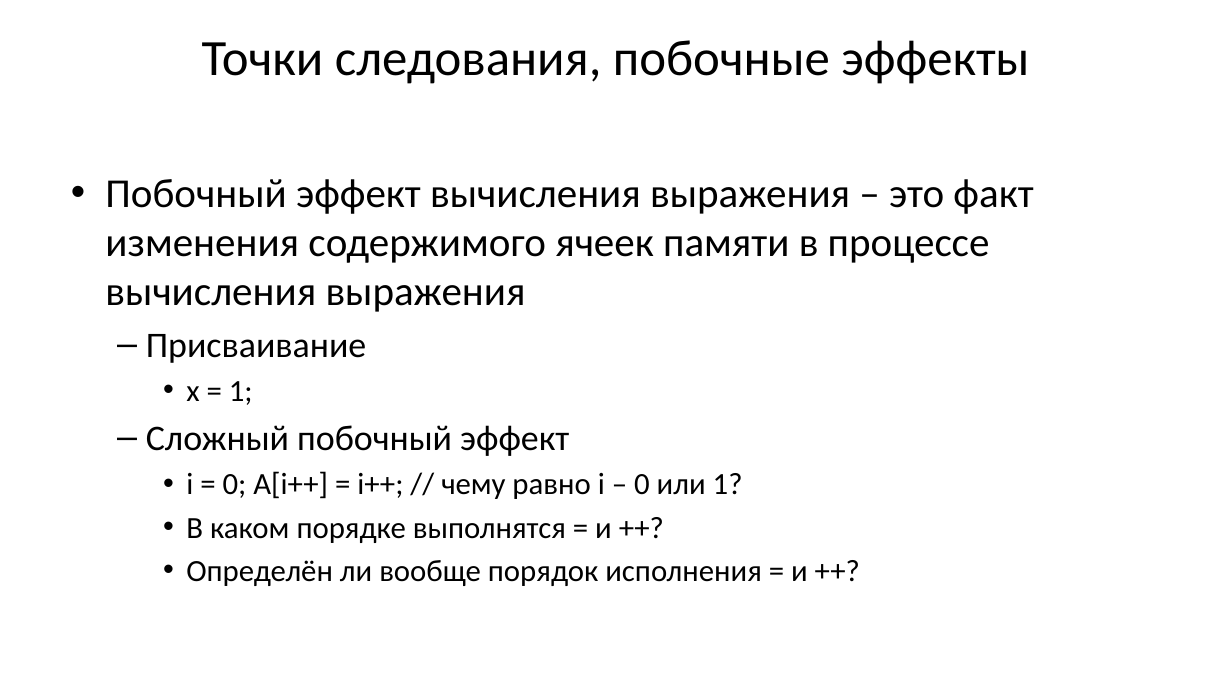
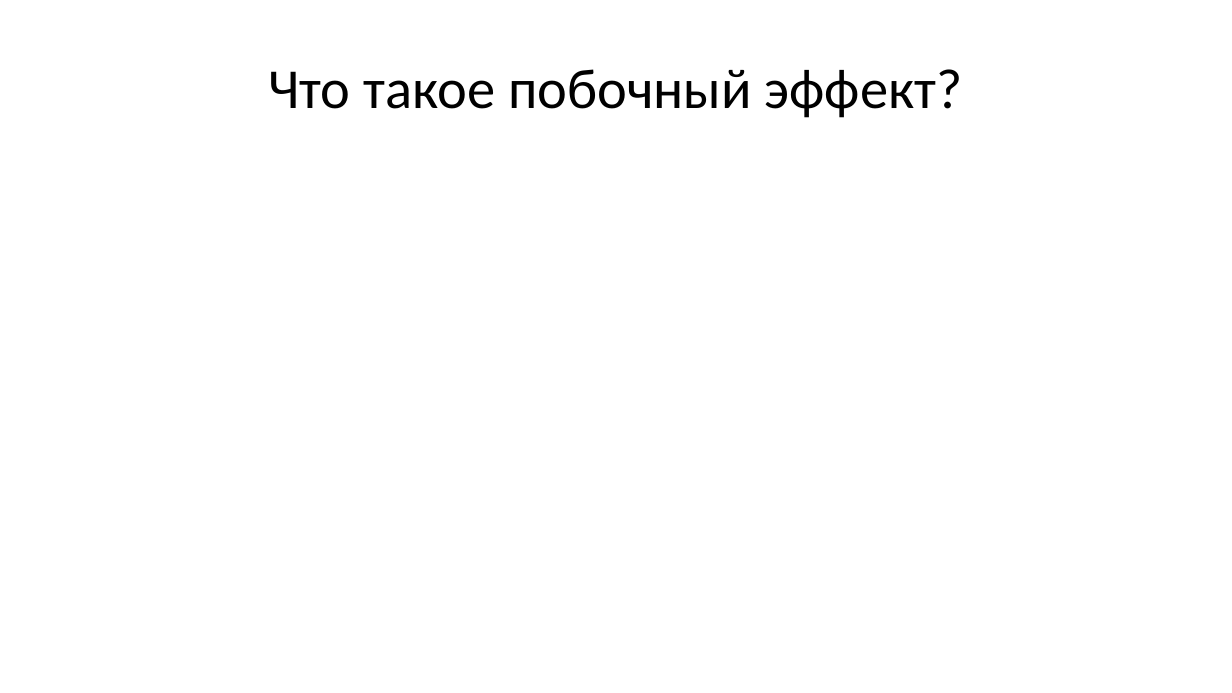
Before and after one commit to Evgueni-Petrov-aka-espetrov/Algorithms-and-Programming-in-C-pptx, a slide deck: slide 52 of 04 Выражения.pptx (slide 12 before the commit). Drawn at 1232x693 pixels with LibreOffice and Linux fonts; fonts in the diff are those of the drawing. Boxes give left, top, right and bottom in pixels: in the first picture for what was removed or moved away, otherwise in the second. Text is boxed around its words. In the diff, an @@ line names an element or a change of style, - is before the commit and + after.

```diff
--- a/04 Выражения.pptx
+++ b/04 Выражения.pptx
@@ title at bbox=[268, 69, 963, 118]: text changed; size 39.6 to 44 pt @@
-Точки следования, побочные эффекты
+Что такое побочный эффект?
@@ text removed at bbox=[105, 179, 1033, 586] @@
-• Побочный эффект вычисления выражения – это факт изменения содержимого ячеек памяти в процессе вычисления выражения
-  – Присваивание
-    • x = 1;
-  – Сложный побочный эффект
-    • i = 0; A[i++] = i++; // чему равно i – 0 или 1?
-    • В каком порядке выполнятся = и ++?
-    • Определён ли вообще порядок исполнения = и ++?
```
Also in this commit, not shown: 15 other slides changed, 68 slides added, 1 slide removed.
